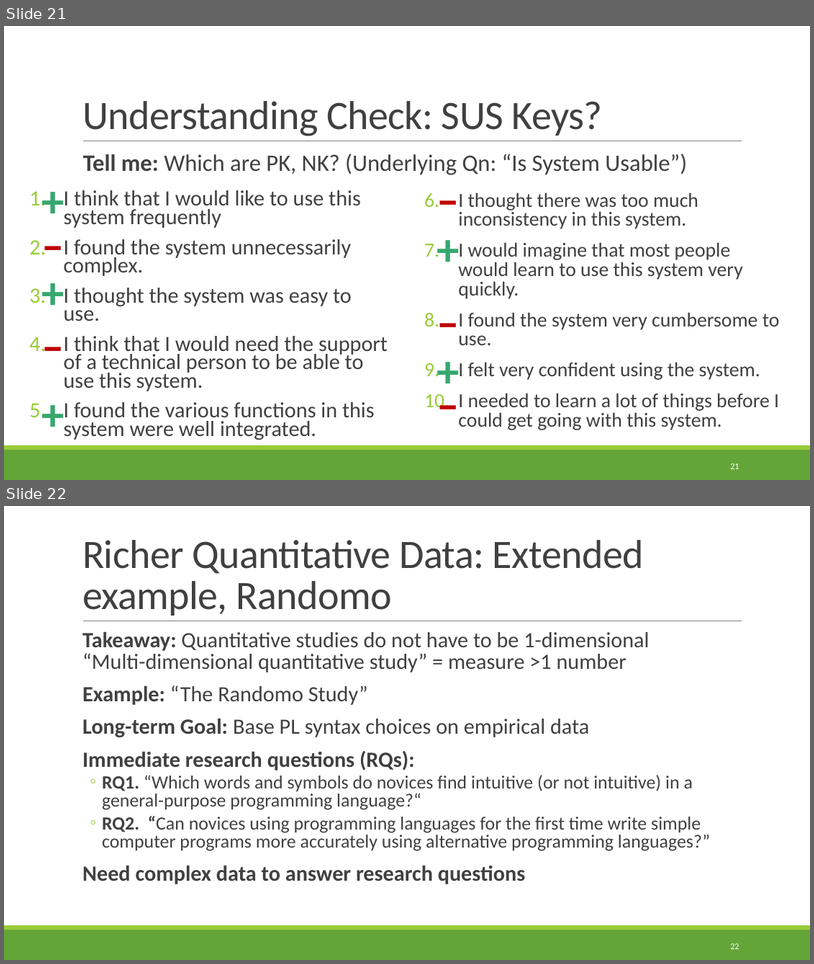
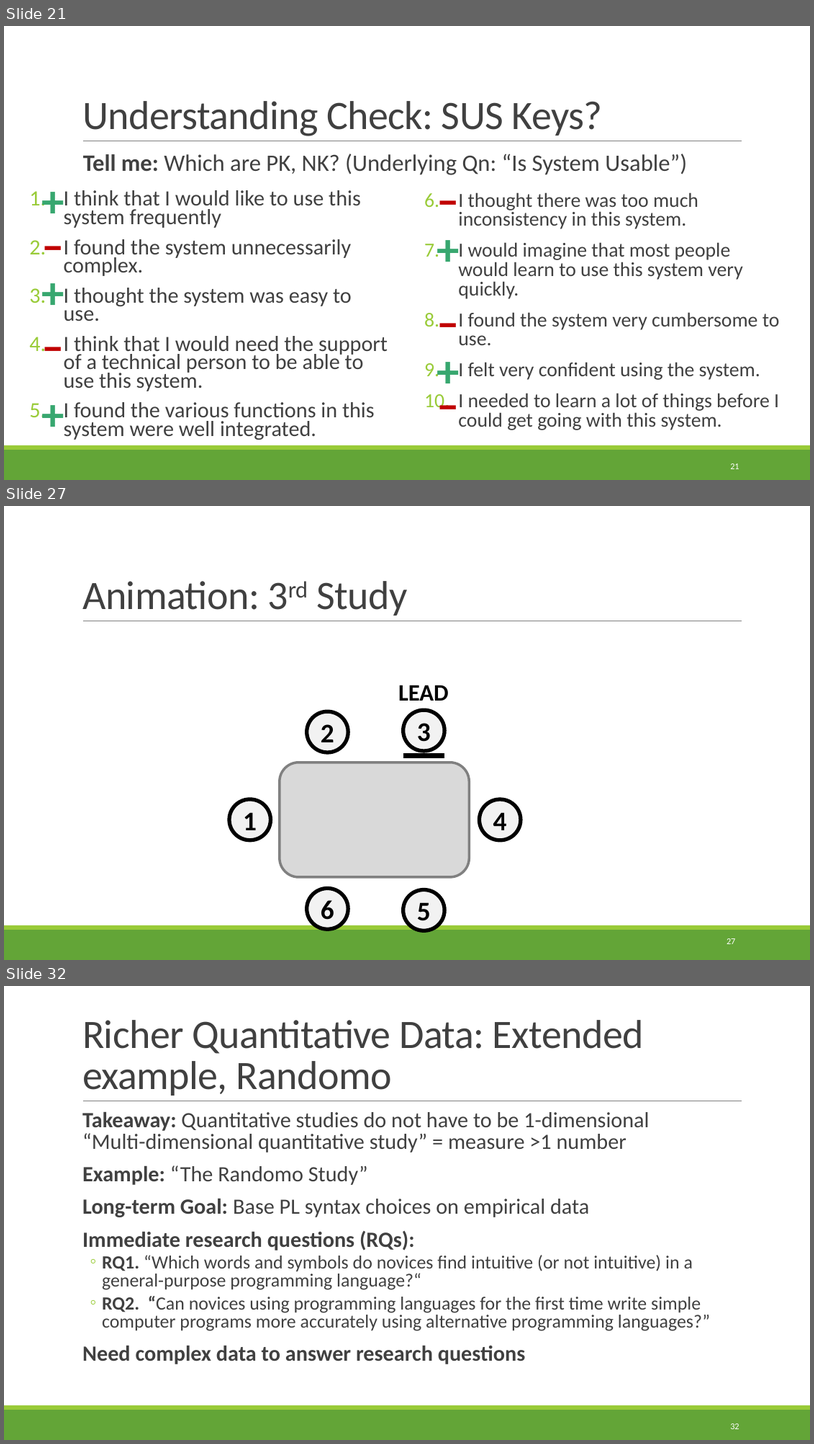
Before and after one commit to rbohrer/pl-course, a slide deck: LectureSlides/09Design2.pptx. Shown one above the other, each under a label of ours: slides 21 and 22 before the commit, slides 21, 27 and 32 after it; the slides between them are not shown. The pictures are 814x964 and 814x1444 pixels, drawn with LibreOffice and Linux fonts; fonts in the diff are those of the drawing. Boxes give left, top, right and bottom in pixels: in the first picture for what was removed or moved away, otherwise in the second. Text is boxed around its words. In the diff, an @@ line names an element or a change of style, - is before the commit and + after.

```diff
--- a/LectureSlides/09Design2.pptx
+++ b/LectureSlides/09Design2.pptx
@@ slide 27 added at [4, 506, 810, 960], background #FFFFFF; not listed: 3 template elements that a slide beside it also shows @@
@@ title added at [82, 581, 407, 615], 48 pt, text #404040 @@
+Animation: 3rd Study
@@ text added at [399, 685, 449, 700], 28 pt, text #000000, bold @@
+LEAD
@@ ellipse added at [307, 712, 348, 753], fill #F2F2F2, outline #000000 4.5 pt, 32 pt, text #000000, bold @@
+2
@@ ellipse added at [404, 710, 445, 751], fill #F2F2F2, outline #000000 4.5 pt, 32 pt, text #000000, bold @@
+3
@@ rounded rectangle added at [280, 762, 470, 877], fill #D9D9D9, outline #808080 3 pt @@
@@ line added from (404, 756) to (445, 756), #000000 6 pt @@
@@ ellipse added at [229, 799, 271, 840], fill #F2F2F2, outline #000000 4.5 pt, 32 pt, text #000000, bold @@
+1
@@ ellipse added at [479, 800, 521, 841], fill #F2F2F2, outline #000000 4.5 pt, 32 pt, text #000000, bold @@
+4
@@ ellipse added at [307, 888, 348, 929], fill #F2F2F2, outline #000000 4.5 pt, 32 pt, text #000000, bold @@
+6
@@ ellipse added at [404, 890, 445, 931], fill #F2F2F2, outline #000000 4.5 pt, 32 pt, text #000000, bold @@
+5
@@ page number added at [727, 938, 736, 944], 10.5 pt, text #FFFFFF @@
+27
@@ what was slide 22 is now slide 32 @@
@@ page number at [730, 1423, 739, 1429]: text changed @@
-22
+32
```
Also in this commit, not shown: 9 other slides added.
